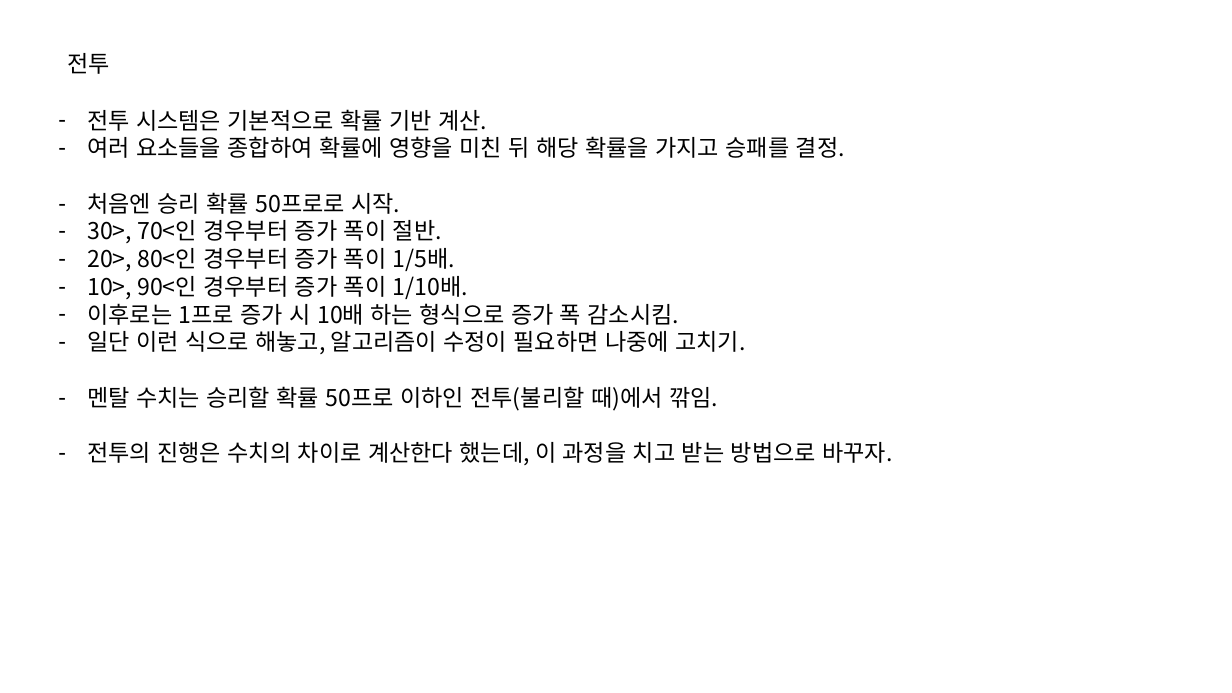
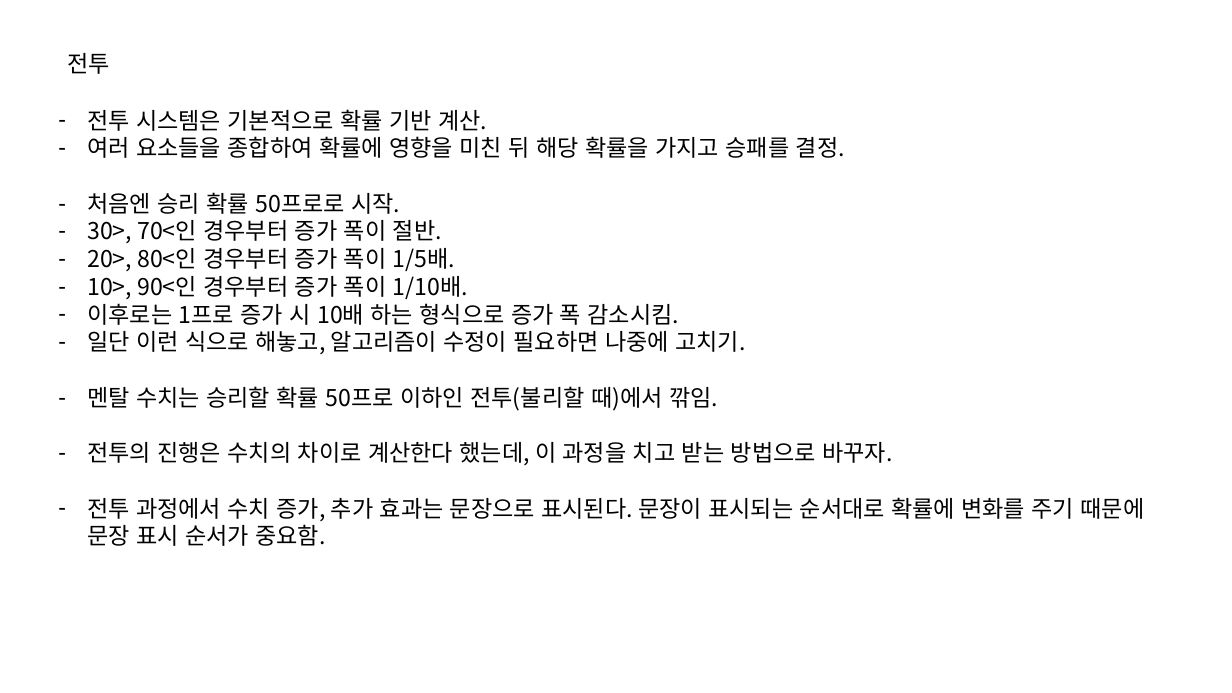
Before and after one commit to IdfKLeh/capstone, a slide deck: slide 1 of 전투.pptx. Drawn at 1232x693 pixels with LibreOffice and Linux fonts; fonts in the diff are those of the drawing. Boxes give left, top, right and bottom in pixels: in the first picture for what was removed or moved away, otherwise in the second. Text is boxed around its words. In the diff, an @@ line names an element or a change of style, - is before the commit and + after.

```diff
--- a/전투.pptx
+++ b/전투.pptx
@@ text at box(87, 497, 1145, 546): paragraph added @@
+– 전투 과정에서 수치 증가, 추가 효과는 문장으로 표시된다. 문장이 표시되는 순서대로 확률에 변화를 주기 때문에 문장 표시 순서가 중요함.
```
Also in this commit, not shown: 2 other slides changed, 2 slides added, 1 slide removed, 2 other files.
